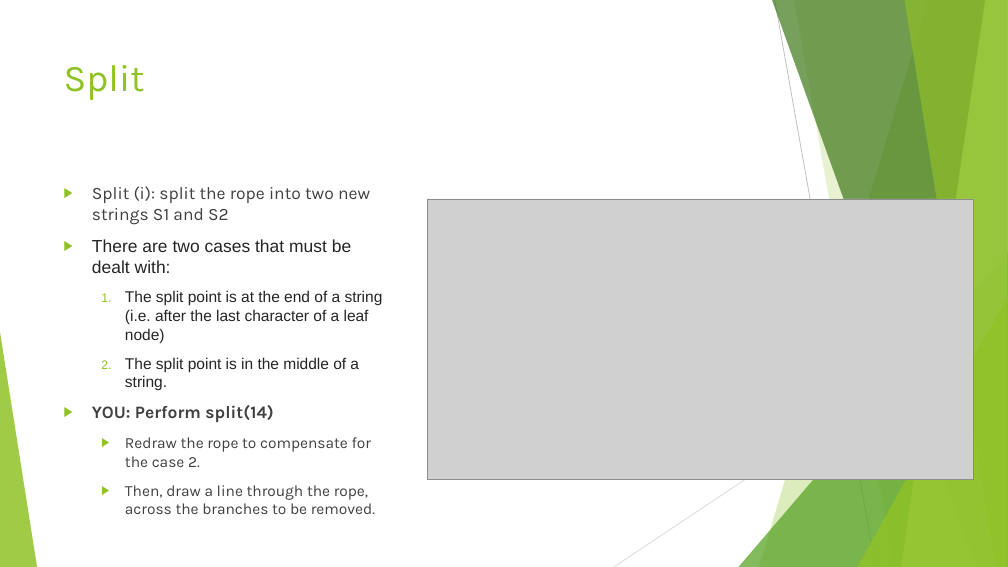
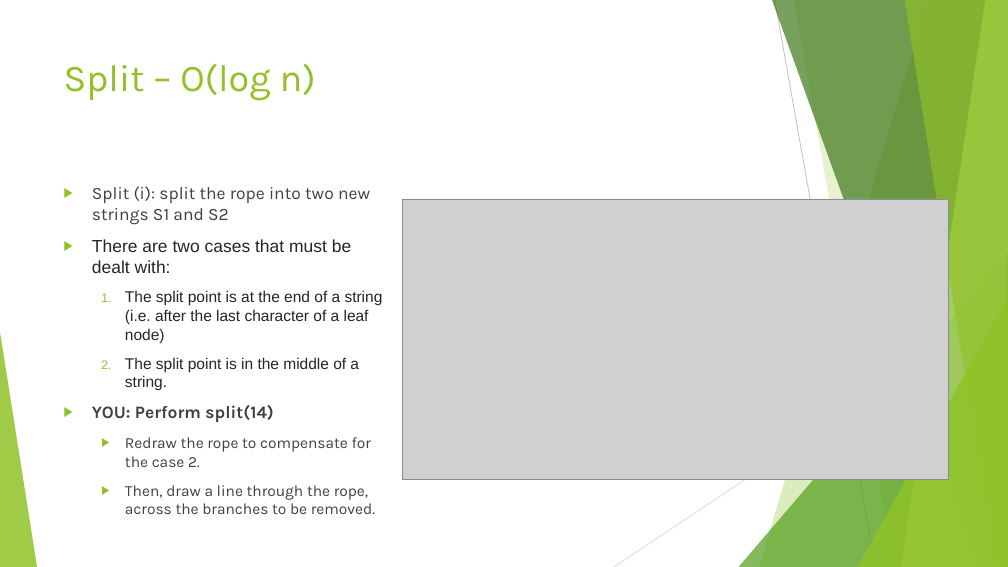
Before and after one commit to nbelliot/comp401, a slide deck: slide 5 of presentation1/Exercises.pptx. Drawn at 1008x567 pixels with LibreOffice and Linux fonts; fonts in the diff are those of the drawing; grey boxes stand for pictures. Boxes give left, top, right and bottom in pixels: in the first picture for what was removed or moved away, otherwise in the second. Text is boxed around its words. In the diff, an @@ line names an element or a change of style, - is before the commit and + after.

```diff
--- a/presentation1/Exercises.pptx
+++ b/presentation1/Exercises.pptx
@@ title at [64,63,316,101]: text changed @@
-Split
+Split – O(log n)
@@ picture: place and size @@
-picture at [427,199,973,479]
+picture at [402,199,948,479]
```
Also in this commit, not shown: 3 other slides changed, 3 slides added.
